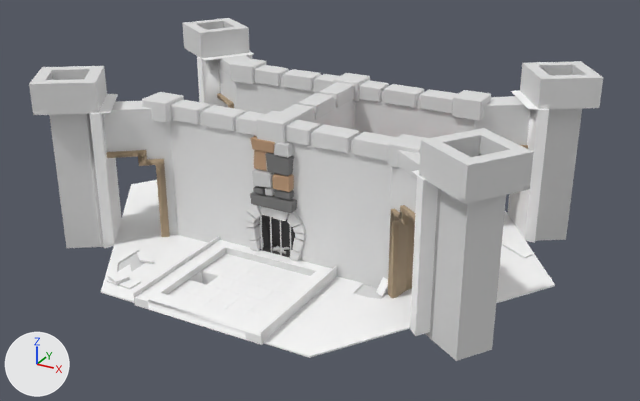
The FBX model Dungeon Baller/Models blend/firstfloor.fbx as it was, and as the next commit left it.
Both versions are drawn from a camera (50 mm lens) standing at (2.02, -3.64, 2.0) and looking at (0.04, -0.05, 0.2). The axes (+X, +Y, +Z) are drawn at lower left. The lights are the same throughout. Where no turn or scale is listed for an object, it has been applied to the vertices. Vertices at the same position are counted once.

Names of what the first picture shows: 'Rocks', 'fireplace', 'firstfloor'.
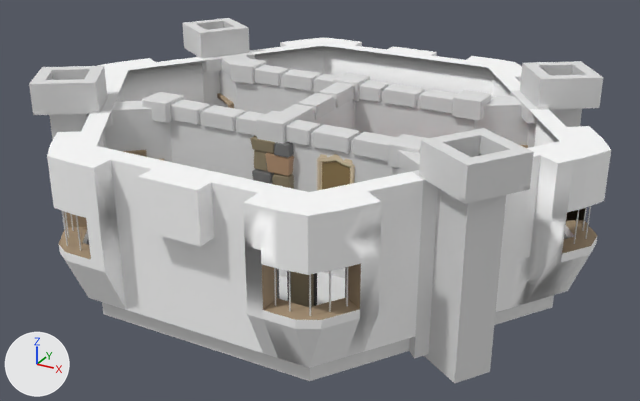
What changed in the scene script:
```text
Change me_obj_000001_003:
    remove me_obj_000001_003.from_pydata(...)  # 12382 vertices, 11041 faces; spans x -1.24..1.24, y -1.06..1.06, z -0.06..0.85
    add me_obj_000001_003.from_pydata(...)  # 22906 vertices, 20818 faces; spans x -1.24..1.24, y -1.05..1.05, z -0.14..0.85
    me_obj_000001_003 part 1: 83 loose pieces with 792 vertices, spanning x -0.37..1.06, y -1.05..1.05, z 0.0..0.44, are deleted
    me_obj_000001_003 part 2: 8 vertices moved within x -0.54..0.32, y -0.51..0.96, z -0.04..0.42; 640 vertices removed from x -0.71..0.7, y -1.06..1.06, z -0.05..0.44; 11266 vertices added at x -1.24..1.24, y -1.05..1.05, z -0.14..0.64
    me_obj_000001_003 part 3: 10 vertices added at x -0.98..-0.77, y -0.65..-0.38, z 0.63
    me_obj_000001_003 part 4: 859 faces spanning x -1.24..1.24, y -1.05..1.05, z -0.06..0.7 switch from mat_material_001 (white #ffffff) to mat_mat01 (white #e7e7e7)
    add me_obj_000001_003.materials.append(mat_steel)  # grey #7c7c7c
    add me_obj_000001_003.materials.append(mat_handle)  # black #3f3f3f
    add me_obj_000001_003.materials.append(mat_paper_001)  # grey #a09989
    add me_obj_000001_003.materials.append(mat_knight)  # dark grey #5e5e5e
    add me_obj_000001_003.materials.append(mat_shield)  # dark red #7c292b
    add me_obj_000001_003.materials.append(mat_cilinder)  # dark grey #666666
    add me_obj_000001_003.materials.append(mat_rocks)  # grey #9f9ea3
    add me_obj_000001_003.materials.append(mat_woodsticks)  # brown #4e4739
    add me_obj_000001_003.materials.append(mat_material_008)  # dark grey #464646
    add me_obj_000001_003.materials.append(mat_whiter)  # light grey #d1d1d1
    add me_obj_000001_003.materials.append(mat_darkgreyr)  # grey #747474
    add me_obj_000001_003.materials.append(mat_brownr)  # brown #be9a79
    add me_obj_000001_003.materials.append(mat_material_007)  # brown #94876d
    add me_obj_000001_003.materials.append(mat_frame)  # brown #8b6a43
    add me_obj_000001_003.materials.append(mat_paper2)  # brown #967e53
    add me_obj_000001_003.materials.append(mat_frame2)  # brown #77654a
    add me_obj_000001_003.materials.append(mat_material_002)  # grey #9e9e9e
    add me_obj_000001_003.materials.append(mat_keyhole)  # dark grey #464646
    add me_obj_000001_003.materials.append(mat_chestwood)  # brown #5c4a34
Change ob_walllvl5:
    remove ob_walllvl5.hide_viewport = True
Change ob_walllvl3:
    remove ob_walllvl3.hide_viewport = True
Change ob_walllvl6:
    remove ob_walllvl6.hide_viewport = True
Remove ob_rocks:
    ob_rocks = bpy.data.objects.new('Rocks', me_plane_025)
Remove ob_fireplace:
    ob_fireplace = bpy.data.objects.new('fireplace', me_plane_038)
Change ob_walllvl4:
    remove ob_walllvl4.hide_viewport = True
```

Location of each change, [x1, y1, x2, y2] in pixels of the pictures (640 x 401 px):
'firstfloor', reshaped (6% taller)
    before: [29, 18, 603, 361]
    after: [29, 18, 603, 383]
'walllvl4', shown
    after: [47, 113, 423, 368]
'walllvl3', shown
    after: [496, 109, 611, 312]
'walllvl6', shown
    after: [250, 38, 522, 97]
'walllvl5', shown
    after: [98, 57, 205, 103]
'Rocks', deleted
    before: [250, 136, 297, 213]
    faces in mat_darkgreyr (grey #747474): [250, 152, 297, 213]
    faces in mat_brownr (brown #be9a79): [250, 136, 294, 192]
    faces in mat_whiter (light grey #d1d1d1): [252, 142, 294, 196]
'fireplace', deleted
    before: [244, 205, 306, 261]
part 1 of me_obj_000001_003, deleted
    before: [148, 241, 532, 331]
part 2 of me_obj_000001_003, built on
    before: [117, 144, 391, 345]
    after: [102, 54, 554, 383]
part 3 of me_obj_000001_003, added
    after: [105, 96, 119, 127]
part 4 of me_obj_000001_003, recoloured
    before: [90, 51, 555, 358]
    after: [90, 51, 549, 336]
